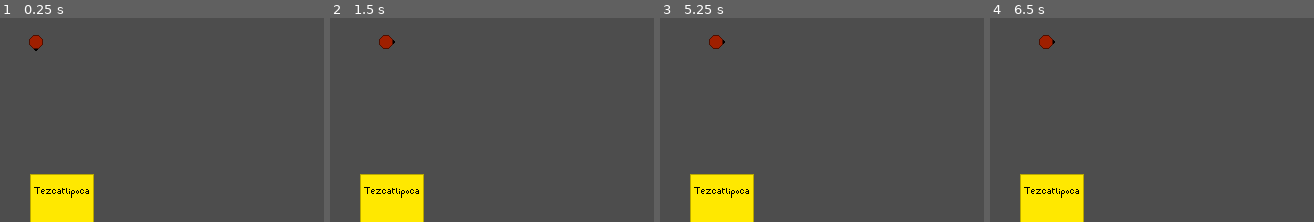
Above: before the commit, frames 1-4 (left to right).
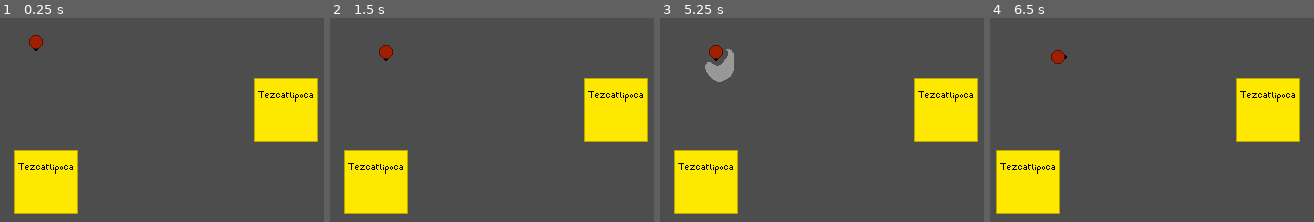
Above: after the commit, the same moments.

Repository: Romainalex/Profusion-of-Chaos
Game: Godot game, scene res://Scene/Level/hub.tscn
The game is run twice, just before and just after one commit, with the same random seed, the same clock (stepped at 60 frames per second) and the same inputs.
Inputs (mouse positions are in pixels of both pictures, inside the frame that each line leads up to):
- Up to frame 1 (0.25 s): no input
- Up to frame 2 (1.5 s): tap Enter at 0.5 s; move the mouse to (508, 24) at 0.52 s; hold D (Right_action) 0.53-1.28 s; click (508, 24) at 0.6 s; tap Space (Esquive_action) at 1.25 s; move the mouse to (outside the picture) at 1.27 s; hold S (Down_action) from 1.28 s (still down); right-click (outside the picture) at 1.35 s
- Up to frame 3 (5.25 s): tap Enter at 2, 3.5 s; move the mouse to (outside the picture) at 2.02 s; release S (Down_action) at 2.03 s; hold D (Right_action) 2.03-2.78 s; tap Shift (AttackSpecial1_action) at 2.1 s; tap Space (Esquive_action) at 2.75 s; move the mouse to (663, 113) at 2.77 s; hold W (Up_action) 2.78-3.53 s; tap Q (AttackSpecial2_action) at 2.85 s; move the mouse to (886, 95) at 3.52 s; hold Space (Esquive_action) 3.53-4.28 s; hold A (Left_action) 3.53-5.03 s; tap Escape (Menu_action) at 4.15 s; move the mouse to (outside the picture) at 4.27 s; tap E (Interact_action) at 4.35 s; move the mouse to (728, 42) at 5.02 s; hold S (Down_action) from 5.03 s (still down); click (728, 42) at 5.1 s
- Up to frame 4 (6.5 s): move the mouse to (outside the picture) at 5.77 s; release S (Down_action) at 5.78 s; hold D (Right_action) from 5.78 s (still down); right-click (outside the picture) at 5.85 s

The runs differ from the first frame. In frame 1, 12% of the frame differs, in the area x 4-99%, y 29-100%; in frame 2, 12%; in frame 3, 13%; in frame 4, 13%, in the area x 1-96%, y 8-100%.
Error before the commit: Invalid access to property or key 'sprite_frames' on a base object of type 'SpriteFrames'. (res://Scene/Actor/Character/Character.gd:95)

Commit message:
Ajout des CollisionShape dans AttackData et création de AttackShapeData

Diff:
--- a/Resource/AttackData.gd
+++ b/Resource/AttackData.gd
@@ -1,5 +1,6 @@
 extends Resource
 class_name AttackData
+
 
 enum EFFECT_TYPE {
 	NORMAL,
@@ -21,7 +22,8 @@
 @export var description : String = ""
 @export var evolution : Array = []
 @export var type_attack : ATTACK_TYPE = ATTACK_TYPE.SIMPLE
-@export var sprite_frames : Resource = null
+@export var sprite_frames : SpriteFrames = null
+@export var shapes_array : Array = []
 
 @export_range(0.0, 100.0) var crit_rate : float = 0.0
 @export var min_damage : int = 0
--- a/Resource/AttackData/CoupDePoing.tres
+++ b/Resource/AttackData/CoupDePoing.tres
@@ -1,7 +1,15 @@
-[gd_resource type="Resource" script_class="AttackData" load_steps=3 format=3 uid="uid://hyft7vvq7603"]
+[gd_resource type="Resource" script_class="AttackData" load_steps=6 format=3 uid="uid://hyft7vvq7603"]
 
 [ext_resource type="Script" path="res://Resource/AttackData.gd" id="1_8urrt"]
 [ext_resource type="SpriteFrames" uid="uid://bvn267c1s607c" path="res://Scene/Actor/Character/L'homme_d'affaire/Attack/CoupDePoing_animated_sprite.tres" id="2_2os5n"]
+[ext_resource type="Script" path="res://Resource/AttackShapeData.gd" id="2_nowcn"]
+
+[sub_resource type="CircleShape2D" id="CircleShape2D_ammhn"]
+
+[sub_resource type="Resource" id="Resource_7627d"]
+script = ExtResource("2_nowcn")
+shape = SubResource("CircleShape2D_ammhn")
+hit_frame = 1
 
 [resource]
 script = ExtResource("1_8urrt")
@@ -10,6 +18,7 @@
 evolution = []
 type_attack = 0
 sprite_frames = ExtResource("2_2os5n")
+shapes_array = [SubResource("Resource_7627d")]
 crit_rate = 5.0
 min_damage = 5
 max_damage = 35
--- /dev/null
+++ b/Resource/AttackShapeData.gd
@@ -0,0 +1,5 @@
+extends Resource
+class_name AttackShapeData
+
+@export var shape : Shape2D = null
+@export var hit_frame : int = -1
--- a/Scene/Actor/Character/Character.gd
+++ b/Scene/Actor/Character/Character.gd
@@ -92,7 +92,7 @@
 					change_attack(attack,attack_special2)
 
 func change_attack(attack_slot: String, attack: Resource) -> void:
-	change_attack(attack_slot, attack.sprite_frames)
+	change_attack_animation(attack_slot, attack.sprite_frames)
 	#TODO: Rajouter la changement changeant la colision shape
 
 func change_attack_animation(attack_slot: String, attack_sprite_frames: Resource) -> void:
@@ -101,6 +101,7 @@
 		var sprite_frame = animated_sprite.sprite_frames
 
 		sprite_frame.clear(animation_name)
+		sprite_frame.set_animation_speed(animation_name,attack_sprite_frames.get_animation_speed(direction))
 		for i in attack_sprite_frames.get_frame_count(direction):
 			sprite_frame.add_frame(animation_name, attack_sprite_frames.get_frame_texture(direction, i), attack_sprite_frames.get_frame_duration(direction, i))
 
--- a/Scene/Actor/Character/L'homme_d'affaire/Attack/CoupDePoing_animated_sprite.tres
+++ b/Scene/Actor/Character/L'homme_d'affaire/Attack/CoupDePoing_animated_sprite.tres
@@ -45,7 +45,7 @@
 }],
 "loop": false,
 "name": &"Down",
-"speed": 5.0
+"speed": 10.0
 }, {
 "frames": [{
 "duration": 1.0,
@@ -56,7 +56,7 @@
 }],
 "loop": false,
 "name": &"Left",
-"speed": 5.0
+"speed": 10.0
 }, {
 "frames": [{
 "duration": 1.0,
@@ -67,7 +67,7 @@
 }],
 "loop": false,
 "name": &"Right",
-"speed": 5.0
+"speed": 10.0
 }, {
 "frames": [{
 "duration": 1.0,
@@ -78,5 +78,5 @@
 }],
 "loop": false,
 "name": &"Up",
-"speed": 5.0
+"speed": 10.0
 }]
--- a/Scene/Actor/Character/L'homme_d'affaire/LHommeDAffaire.tscn
+++ b/Scene/Actor/Character/L'homme_d'affaire/LHommeDAffaire.tscn
@@ -12,8 +12,6 @@
 
 [node name="LHommeDAffaire" instance=ExtResource("1_p7yas")]
 attack_principal = ExtResource("2_utpyo")
-speed = 300.0
-max_pv = 100
 
 [node name="AnimatedSprite" parent="." index="0"]
 sprite_frames = ExtResource("3_jui7e")
--- a/Scene/Behaviour/AttackBehaviour.gd
+++ /dev/null
@@ -1,23 +0,0 @@
-extends Behaviour
-class_name AttackBehaviour
-
-
-
-@export var attack_principal : Resource = null
-@export var attack_secondaire : Resource = null
-@export var attack_special1 : Resource = null
-@export var attack_special2 : Resource = null
-
-
-
-#### BUILT-IN ####
-
-func _ready() -> void:
-
-
-
-#### LOGICS ####
-
-
-
-#### SIGNAL RESPONSES ####
--- a/Scene/Behaviour/AttackBehaviour.tscn
+++ /dev/null
@@ -1,6 +0,0 @@
-[gd_scene load_steps=2 format=3 uid="uid://c7dxcerr1i8e6"]
-
-[ext_resource type="Script" path="res://Scene/Behaviour/AttackBehaviour.gd" id="1_me8si"]
-
-[node name="AttackBehaviour" type="Node2D"]
-script = ExtResource("1_me8si")
--- a/Scene/Behaviour/Behaviour.gd
+++ /dev/null
@@ -1,9 +0,0 @@
-extends Node
-class_name Behaviour
-
-
-@onready var object = owner
-
-
-
-#### ACCESSORS ####
--- a/Scene/Level/hub.tscn
+++ b/Scene/Level/hub.tscn
@@ -43,4 +43,7 @@
 layout_mode = 1
 
 [node name="Tezcatlipoca" parent="." instance=ExtResource("6_wuvbb")]
-position = Vector2(128, 216)
+position = Vector2(112, 192)
+
+[node name="Tezcatlipoca2" parent="." instance=ExtResource("6_wuvbb")]
+position = Vector2(352, 120)
--- a/Scene/UI/Commerce/ChangedSpell.gd
+++ b/Scene/UI/Commerce/ChangedSpell.gd
@@ -11,7 +11,6 @@
 func set_hidden_change_spell(val: bool) -> void:
 	if val != hidden_change_spell:
 		hidden_change_spell = val
-		print(hidden_change_spell)
 		emit_signal("hidden_change_spell_changed", hidden_change_spell)
 func get_hidden_change_spell() -> bool: return hidden_change_spell
 
--- a/project.godot
+++ b/project.godot
@@ -13,12 +13,7 @@
 config/name="Prototype"
 run/main_scene="res://Scene/Level/hub.tscn"
 config/features=PackedStringArray("4.2", "Mobile")
-boot_splash/bg_color=Color(0.65098, 0.65098, 0.65098, 1)
-boot_splash/image="res://BTM_logo.png"
-boot_splash/fullsize=false
-boot_splash/use_filter=false
 config/icon="res://BTM_logo.png"
-boot_splash/minimum_display_time=30
 
 [autoload]
 
